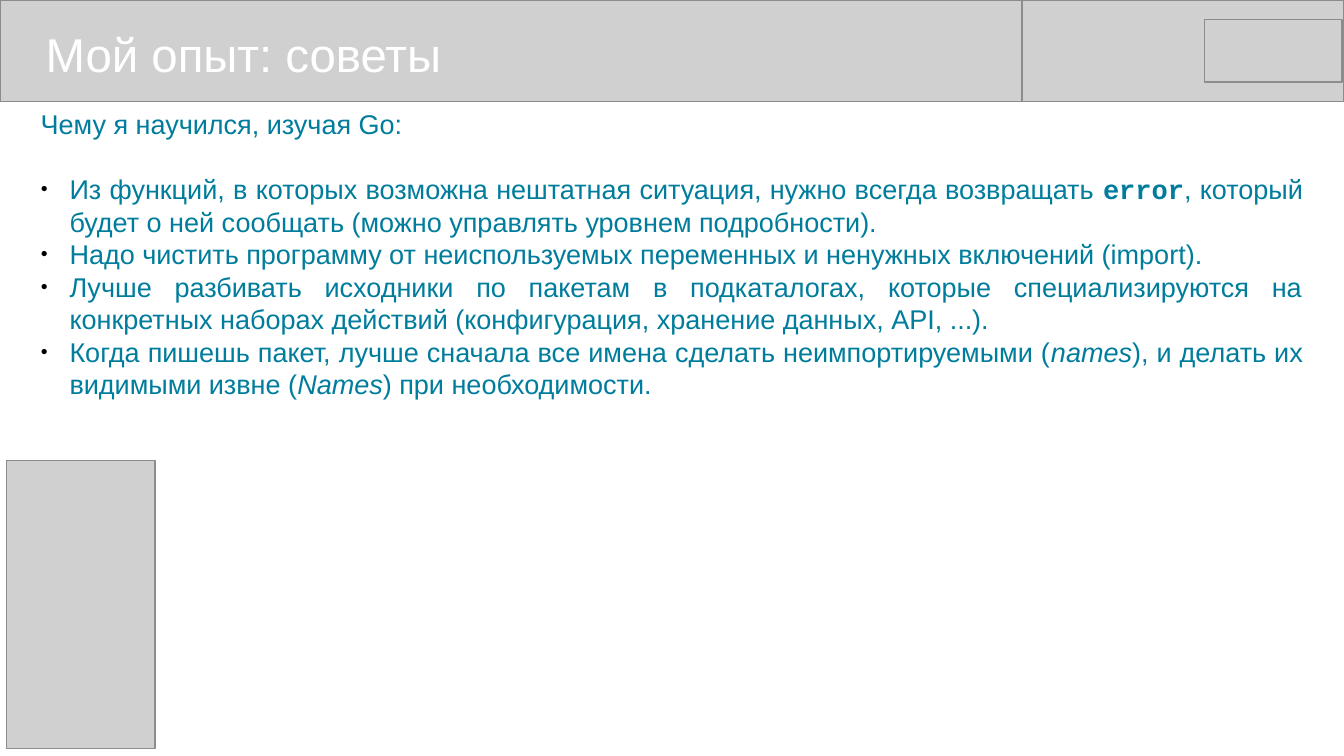
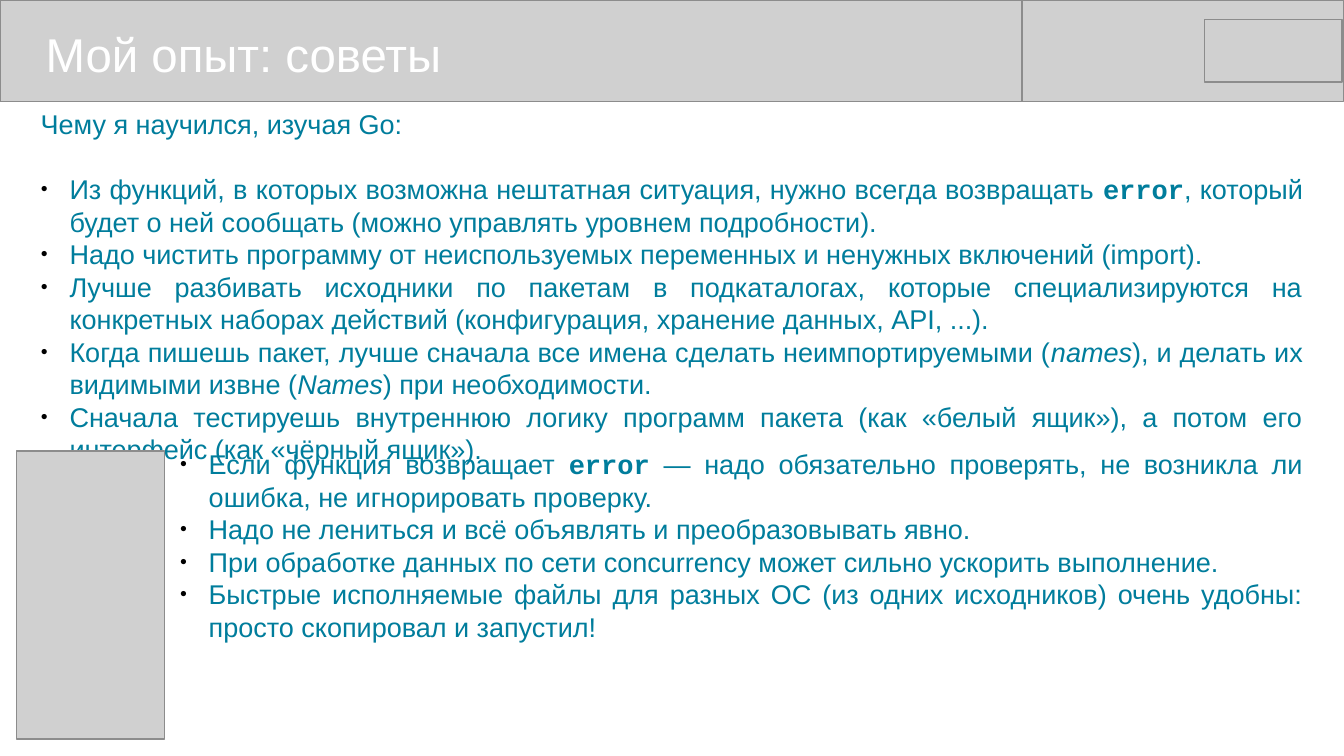
Before and after one commit to mike-shock/Go_language, a slide deck: slide 55 of Go_Preview.odp. Drawn at 1344x756 pixels with LibreOffice and Linux fonts; fonts in the diff are those of the drawing; grey boxes stand for pictures. Boxes give left, top, right and bottom in pixels: in the first picture for what was removed or moved away, otherwise in the second. Text is boxed around its words. In the diff, an @@ line names an element or a change of style, - is before the commit and + after.

```diff
--- a/Go_Preview.odp
+++ b/Go_Preview.odp
@@ text at bbox=[70, 407, 1302, 464]: paragraph added @@
+● Сначала тестируешь внутреннюю логику программ пакета (как «белый ящик»), а потом его интерфейс (как «чёрный ящик»).
@@ picture: place and size @@
-picture at bbox=[7, 461, 156, 749]
+picture at bbox=[16, 451, 165, 739]
@@ text added at bbox=[209, 453, 1303, 642], 16 pt, text #007D9C @@
+● Если функция возвращает error — надо обязательно проверять, не возникла ли ошибка, не игнорировать проверку.
+● Надо не лениться и всё объявлять и преобразовывать явно.
+● При обработке данных по сети concurrency может сильно ускорить выполнение.
+● Быстрые исполняемые файлы для разных ОС (из одних исходников) очень удобны: просто скопировал и запустил!
```
Also in this commit, not shown: 20 other slides changed, 3 other files.
